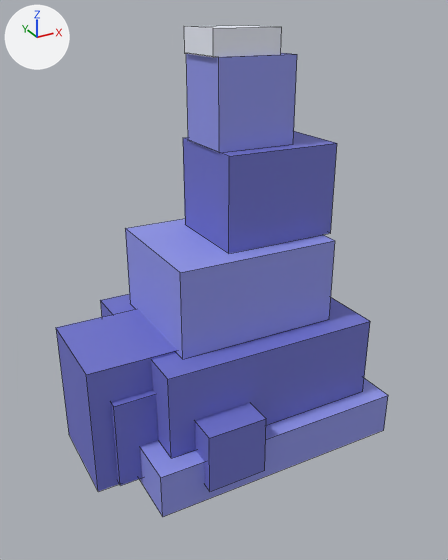
What one commit did to the FBX model StudAssets/Export/Snow/SnowRock.fbx.
One viewpoint serves both versions: a 50 mm lens placed at (-7.72, -13.65, 11.26), pointed at (-0.82, -1.1, 4.99). The axes (+X, +Y, +Z) are drawn at upper left. The lights are the same throughout. The first picture is the older version. Mesh edges are drawn as thin lines. Where no turn or scale is listed for an object, it has been applied to the vertices. Vertices at exactly the same position are counted once.

Names of what the first picture shows: 'RockBlue.003', 'RockBlueDark.002', 'Snow.004'.
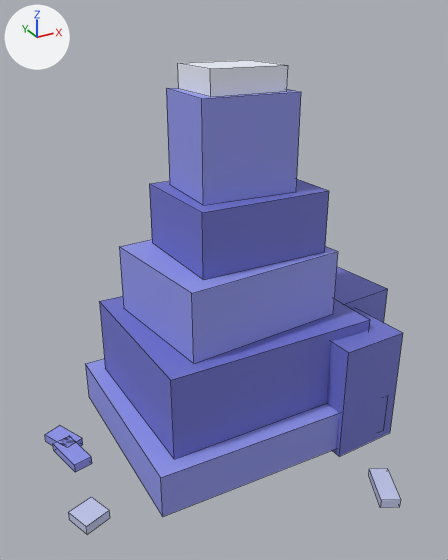
The change, as a list of edits to the scene's bpy script:
```text
Add mat_snowshade:
    mat_snowshade = principled_material('SnowShade')
    mat_snowshade.base_color = (0.552, 0.591, 0.839)  # blue #c4caec
    mat_snowshade.roughness = 0.6
Change me_snowrock_rockblue:
    used by ob_rockblue_003; location = (0.0, 0.0, 0.0)
    remove me_snowrock_rockblue.from_pydata(...)  # 24 vertices, 18 faces; spans x -3.5..3.5, y -2.9..2.9, z 0.0..10.25
    add me_snowrock_rockblue.from_pydata(...)  # 40 vertices, 30 faces; spans x -5.25..3.5, y -2.9..2.9, z 0.0..9.42
    me_snowrock_rockblue part 2
    16 vertices move from x -2.32..2.09, y -1.77..1.77, z 3.46..10.25 to x -2.6..2.38, y -2.08..2.08, z 3.46..9.42
    8 vertices are added at x -5.25..-4.38, y -0.34..1.53, z 0.0
    8 new vertices lie (0.0, 0.0, 0.24) away from vertices in x -5.25..-4.38, y -0.34..1.53, z 0.0
    12 new faces join them
Change me_snowrock_snow:
    used by ob_snow_004; location = (0.0, 0.0, 0.0)
    remove me_snowrock_snow.from_pydata(...)  # 8 vertices, 6 faces; spans x -0.89..0.89, y -0.75..0.75, z 10.25..10.85
    add me_snowrock_snow.from_pydata(...)  # 8 vertices, 6 faces; spans x -1.03..1.03, y -0.86..0.86, z 9.42..10.02
    me_snowrock_snow part 1: the whole mesh is scaled about its middle by (1.15, 1.15, 1), then moved by (0.0, 0.0, -0.83)
Add me_snowrock_rockbluedark_1:
    me_snowrock_rockbluedark_1.from_pydata(...)  # 40 vertices, 30 faces; spans x -3.05..5.09, y -3.05..2.46, z -0.17..6.99
    me_snowrock_rockbluedark_1.materials.append(mat_rockbluedark)  # blue #7074ce
Add me_snowrock_snowshade:
    me_snowrock_snowshade.from_pydata([(-5.26, -2.55, 0.0), (-5.26, -2.55, 0.24), (-5.5, -1.9, 0.24), (-5.5, -1.9, 0.0), (-4.62, -2.32, 0.0), (-4.86, -1.67, 0.0), (-4.86, -1.67, 0.24), (-4.62, -2.32, 0.24), (1.74, -5.42, 0.0), (1.74, -5.42, 0.24), (1.31, -5.2, 0.24), (1.31, -5.2, 0.0), (2.25, -4.4, 0.0), (1.82, -4.18, 0.0), (1.82, -4.18, 0.24), (2.25, -4.4, 0.24)], [], [(0, 1, 2, 3), (4, 5, 6, 7), (0, 4, 7, 1), (3, 2, 6, 5), (0, 3, 5, 4), (1, 7, 6, 2), (8, 9, 10, 11), (12, 13, 14, 15), (8, 12, 15, 9), (11, 10, 14, 13), (8, 11, 13, 12), (9, 15, 14, 10)])
    me_snowrock_snowshade.materials.append(mat_snowshade)  # blue #c4caec
Remove ob_rockbluedark_002:
    ob_rockbluedark_002 = bpy.data.objects.new('RockBlueDark.002', me_snowrock_rockbluedark)
    ob_rockbluedark_002.location = (0.0, 0.0, 0.0)
Add ob_rockbluedark_003:
    ob_rockbluedark_003 = bpy.data.objects.new('RockBlueDark.003', me_snowrock_rockbluedark_1)
    ob_rockbluedark_003.location = (0.0, 0.0, 0.0)
Add ob_snowshade_004:
    ob_snowshade_004 = bpy.data.objects.new('SnowShade.004', me_snowrock_snowshade)
    ob_snowshade_004.location = (0.0, 0.0, 0.0)
```

Pixel boxes (x1, y1, x2, y2) of what changed, in the pictures (448 x 560 px):
'RockBlue.003', reshaped (12% wider, 8% shorter): before (125, 53, 388, 517); after (45, 88, 339, 517)
'RockBlueDark.002', deleted (blue): before (56, 131, 370, 491)
'RockBlueDark.003', added (blue): after (99, 179, 403, 459)
'Snow.004', moved, rescaled (13% wider, 15% taller): before (184, 25, 282, 57); after (177, 60, 288, 97)
'SnowShade.004', added: after (68, 468, 401, 534)
part 2 of me_snowrock_rockblue, built on (blue): after (45, 426, 92, 472)
